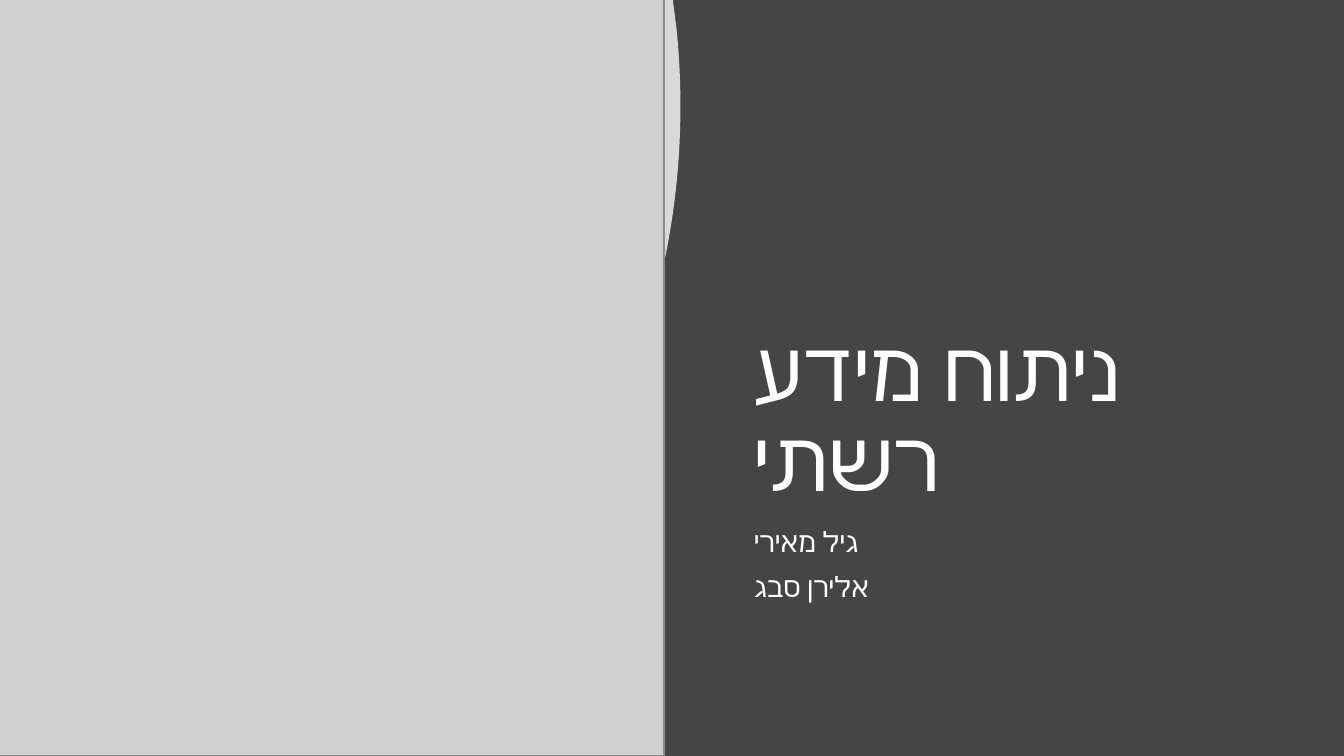
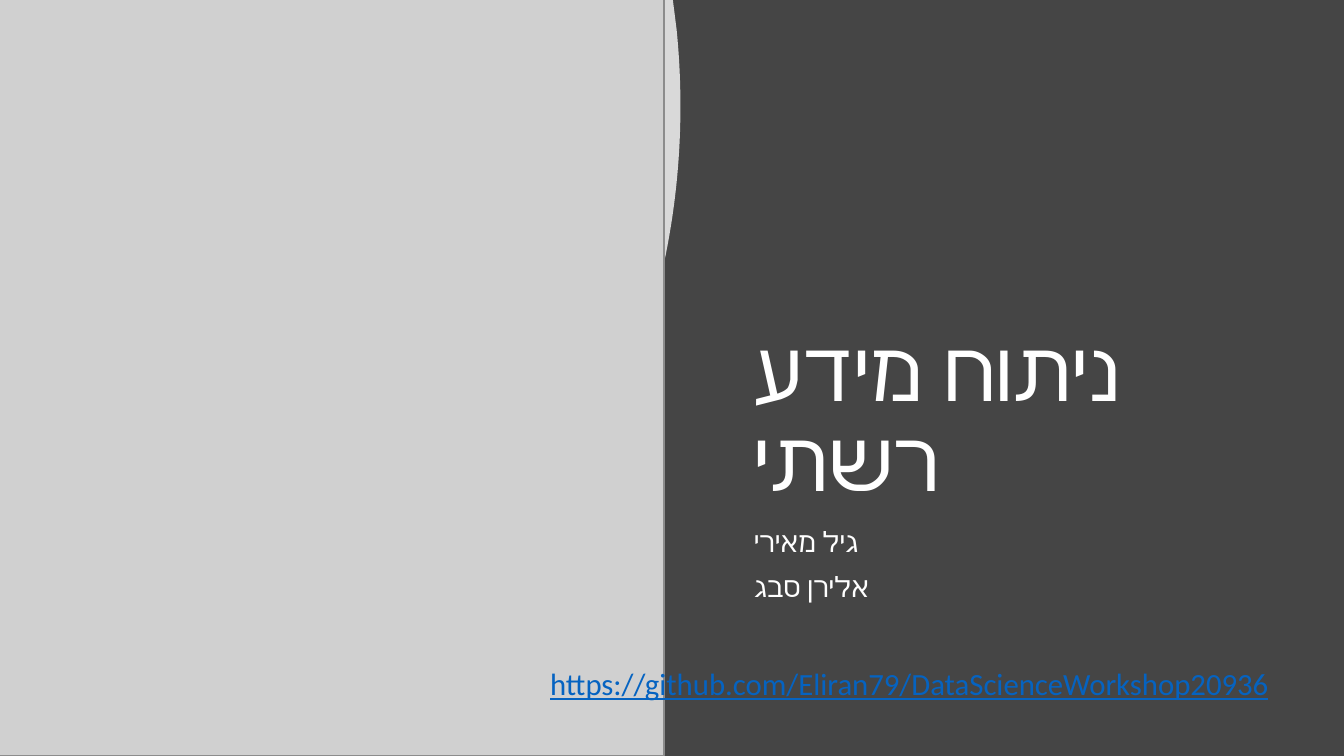
Before and after one commit to Eliran79/DataScienceWorkshop20936, a slide deck: slide 1 of תחום דעת -ניתוח מידע רשתי.pptx. Drawn at 1344x756 pixels with LibreOffice and Linux fonts; fonts in the diff are those of the drawing; grey boxes stand for pictures. Boxes give left, top, right and bottom in pixels: in the first picture for what was removed or moved away, otherwise in the second. Text is boxed around its words. In the diff, an @@ line names an element or a change of style, - is before the commit and + after.

Commit message:
updated version

```diff
--- a/תחום דעת -ניתוח מידע רשתי.pptx
+++ b/תחום דעת -ניתוח מידע רשתי.pptx
@@ text added at [550,670,1268,704], 22 pt, text #0563C1, underline @@
+https://github.com/Eliran79/DataScienceWorkshop20936
```
Also in this commit, not shown: 1 other slide changed.
